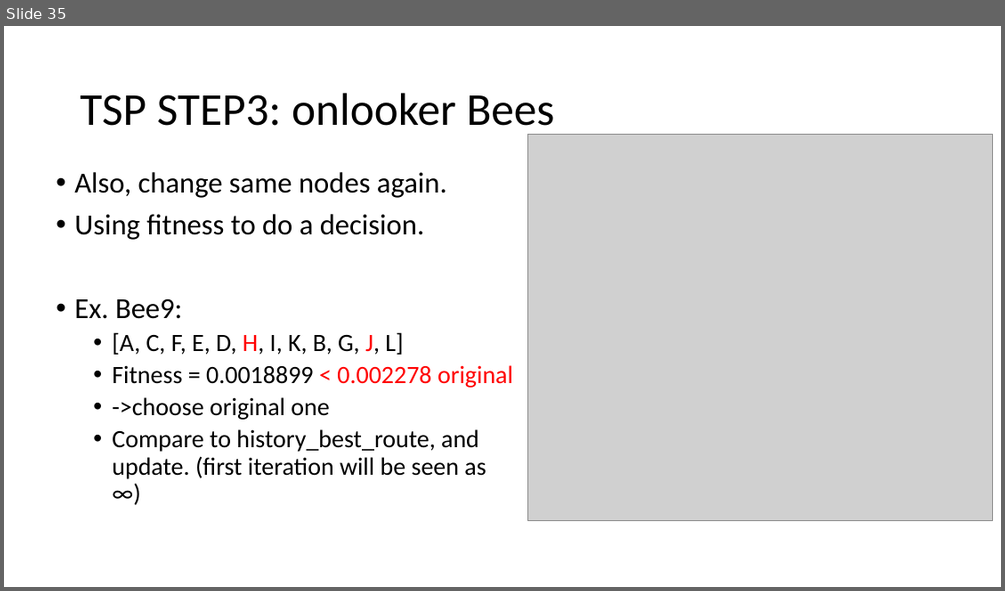
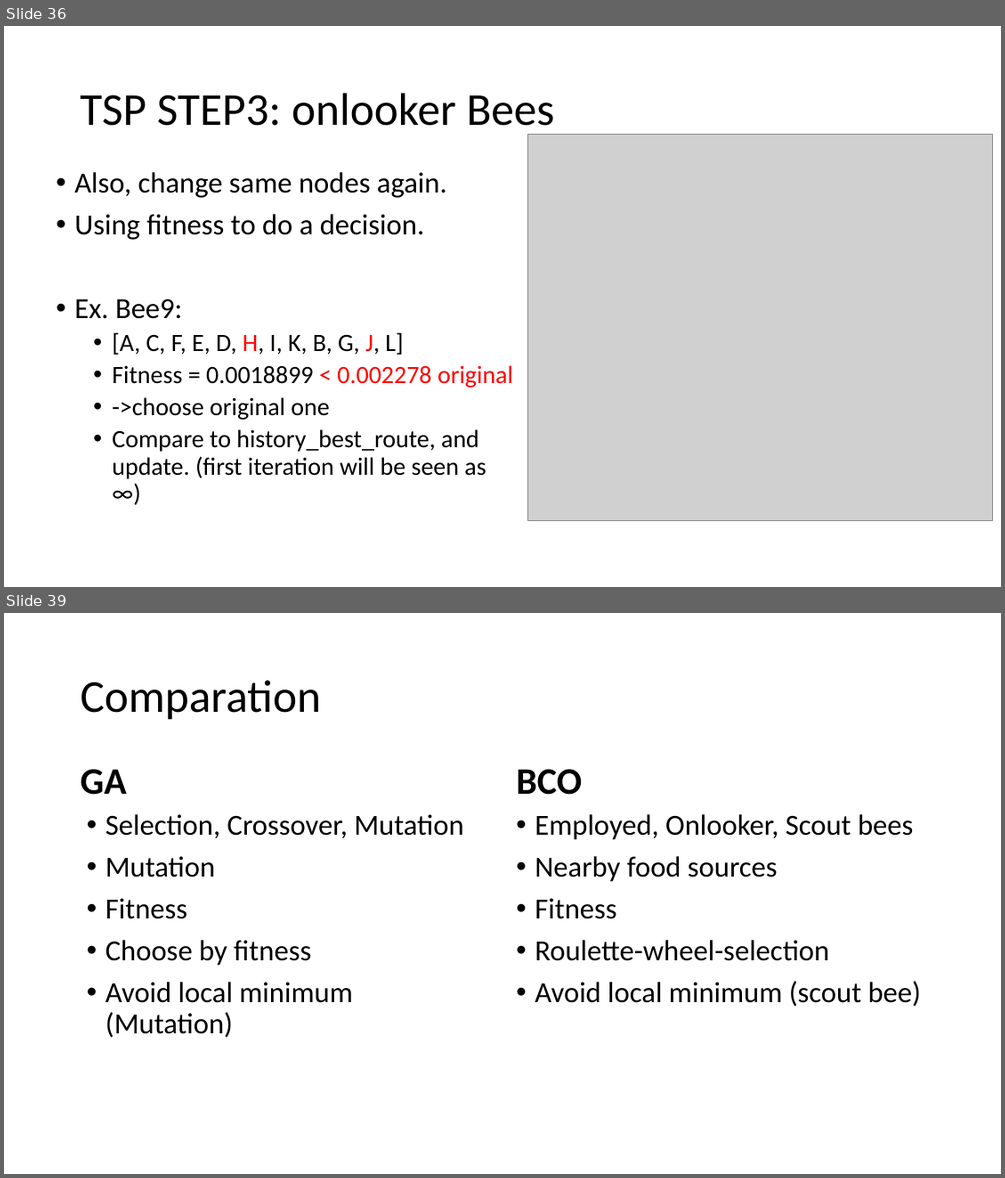
Before and after one commit to dreamakerChao/algorithm_final, a slide deck: 高等演算法報告.pptx. Shown one above the other, each under a label of ours: slide 35 before the commit, slides 36 and 39 after it; the slides between them are not shown. The pictures are 1005x591 and 1005x1178 pixels, drawn with LibreOffice and Linux fonts; fonts in the diff are those of the drawing; grey boxes stand for pictures. Boxes give left, top, right and bottom in pixels: in the first picture for what was removed or moved away, otherwise in the second. Text is boxed around its words. In the diff, an @@ line names an element or a change of style, - is before the commit and + after.

```diff
--- a/高等演算法報告.pptx
+++ b/高等演算法報告.pptx
@@ slide 39 added at (4, 613, 1001, 1174), background #FFFFFF @@
@@ title added at (81, 680, 321, 720), 44 pt, text #000000 @@
+Comparation
@@ text added at (81, 769, 127, 795), 36 pt, text #000000, bold @@
+GA
@@ text added at (516, 769, 582, 795), 36 pt, text #000000, bold @@
+BCO
@@ text added at (105, 814, 463, 1038), 28 pt, text #000000 @@
+• Selection, Crossover, Mutation
+• Mutation
+• Fitness
+• Choose by fitness
+• Avoid local minimum (Mutation)
@@ text added at (534, 814, 921, 1006), 28 pt, text #000000 @@
+• Employed, Onlooker, Scout bees
+• Nearby food sources
+• Fitness
+• Roulette-wheel-selection
+• Avoid local minimum (scout bee)
@@ what was slide 35 is now slide 36 @@
```
Also in this commit, not shown: 8 slides changed, 2 other slides added.
